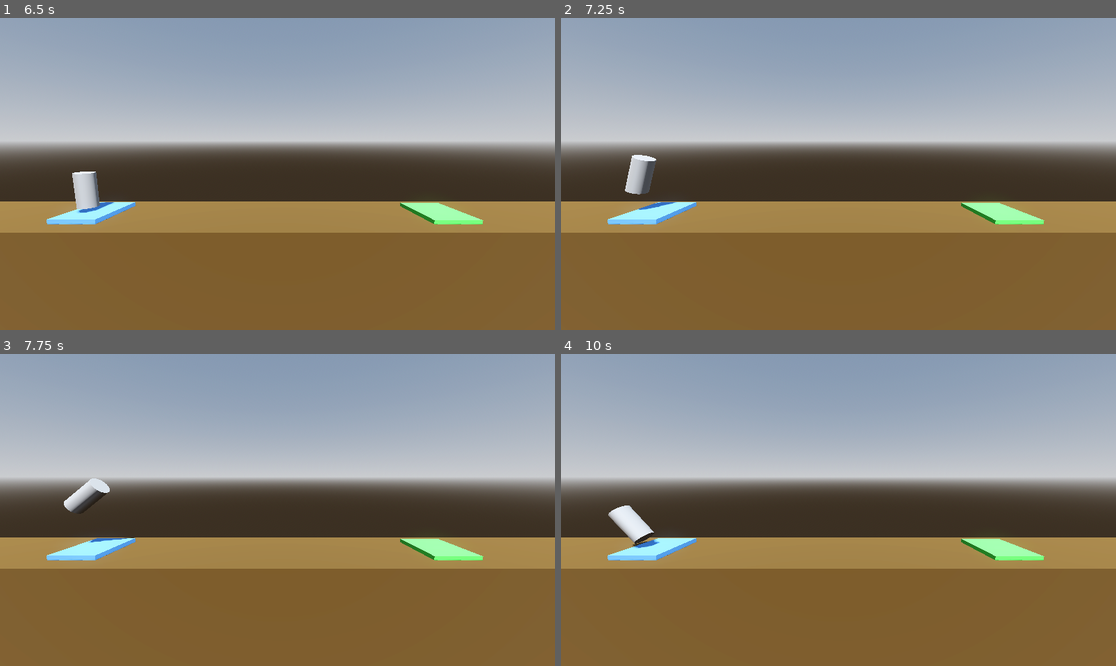
Above: before the commit, frames 1-4 (two rows, left to right).
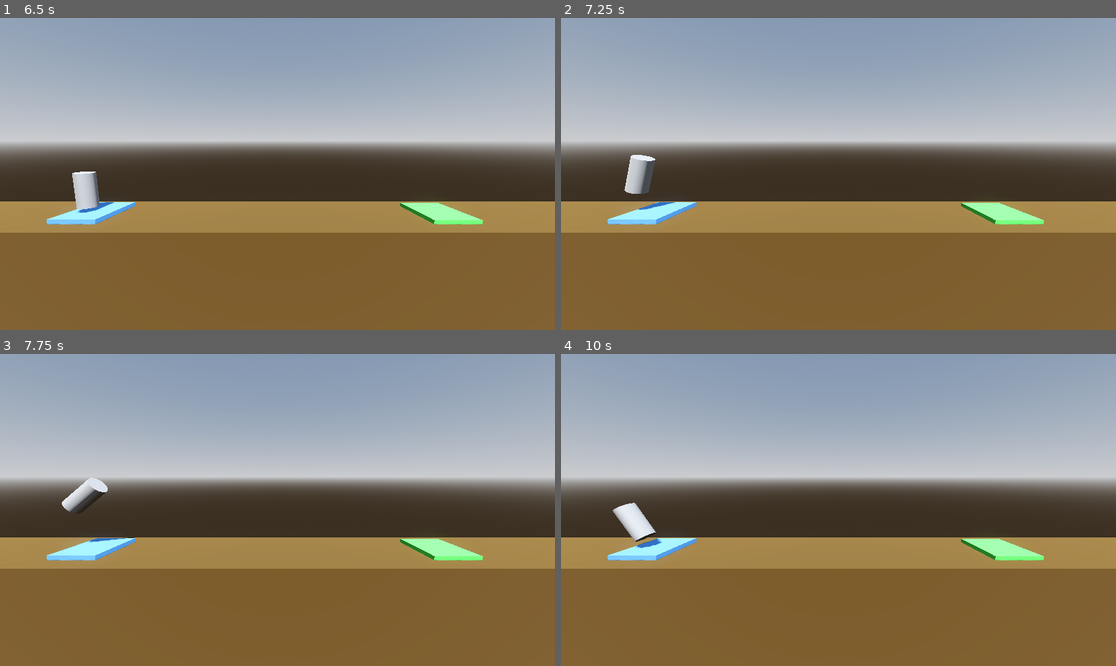
Above: after the commit, the same moments.

Repository: MalcolmD/Project-Boost_Godot
Game: Godot game, scene res://level_1.tscn
The game is run twice, just before and just after one commit, with the same random seed, the same clock (stepped at 60 frames per second) and the same inputs.
Inputs:
- Up to frame 1 (6.5 s): tap Enter at 0.5 s; hold Right (rotateRight) 0.53-1.28 s; hold Space (boost) 0.53-1.28 s; hold Left (rotateLeft) 1.28-2.03 s; tap Space (boost) every 1.5 s from 1.35 to 5.85 s; hold Space (boost) 2.03-2.78 s; hold Right (rotateRight) 2.03-3.53 s; hold Space (boost) 3.53-4.28 s; hold Left (rotateLeft) 3.53-5.78 s; hold Space (boost) 5.03-5.78 s; hold Right (rotateRight) from 5.78 s (still down)
- Up to frame 2 (7.25 s): keep holding Right (rotateRight); hold Space (boost) from 6.53 s (still down)
- Up to frame 3 (7.75 s): keep holding Right (rotateRight); release Space (boost) at 7.28 s; tap Space (boost) at 7.35 s
- Up to frame 4 (10 s): release Right (rotateRight) at 8.03 s; hold Space (boost) 8.03-8.78 s; hold Left (rotateLeft) 8.03-9.53 s; tap Space (boost) at 8.85 s; hold Right (rotateRight) from 9.53 s (still down); hold Space (boost) from 9.53 s (still down)

Frame 1 is identical in both runs. In frame 2, less than 0.1% of the frame differs, in the area x 11-21%, y 43-61%; in frame 3, 0.1%; in frame 4, 0.3%, in the area x 8-19%, y 47-63%.

Commit message:
Fixed the previous issues by deferring the tree scene changes.

Diff:
--- a/player.gd
+++ b/player.gd
@@ -25,8 +25,8 @@
 func crash_sequence() -> void:
 	print("KABOOM! You crashed!")
 	#call_deferred()
-	get_tree().reload_current_scene()
+	get_tree().call_deferred("reload_current_scene")
 
 func complete_level() -> void:
 	print("You Made It!")
-	get_tree().quit()
+	get_tree().call_deferred("quit")
